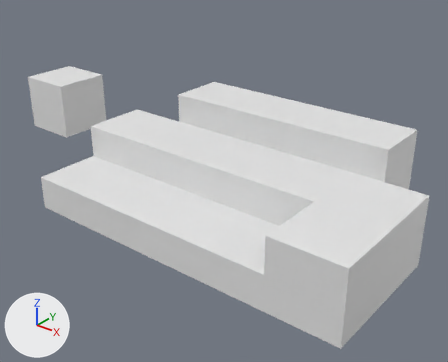
The Blender file SchematicImporter.blend as it was, and as the next commit left it.
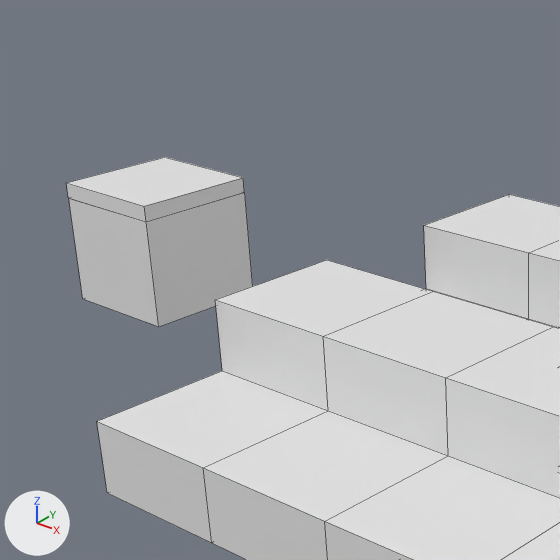
Each version appears first whole from a camera (50 mm lens) standing at (5.23, -6.74, 4.42) and looking at (-0.24, 0.1, 0.18), and next in a close-up on the part from 0% to 53% of the width and 0% to 65% of the height. Lighting does not change. The marker at lower left points along +X, +Y and +Z. Shape keys are drawn at the values saved in each file. The close-ups show mesh edges as thin lines. Materials are left out; every surface is plain grey.

In view in the first close-up: 'Block', 'Block.001', 'Block.002', 'Block.003', 'Block.005', 'Block.006', 'Block.007', 'Block.010', 'Block.015', 'Block.016'.
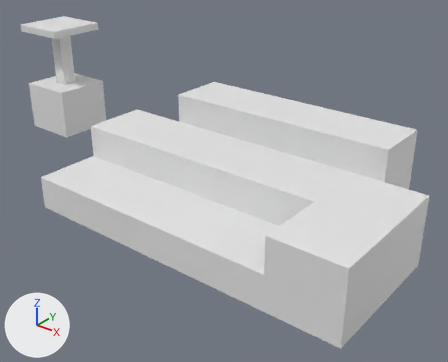
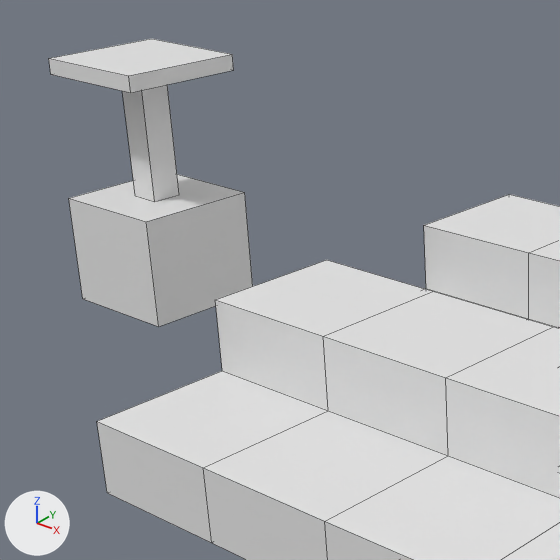
Pixel boxes [x1, y1, x2, y2] of what changed, in the close-ups (560 x 560 px):
'Block.010', reshaped (9% wider, 69% taller)
    before: [66, 157, 253, 327]
    after: [49, 39, 253, 327]

The change in detail:
In shape key 'Extended' (key_0_extended), value goes from 0.0 to 1.0.
